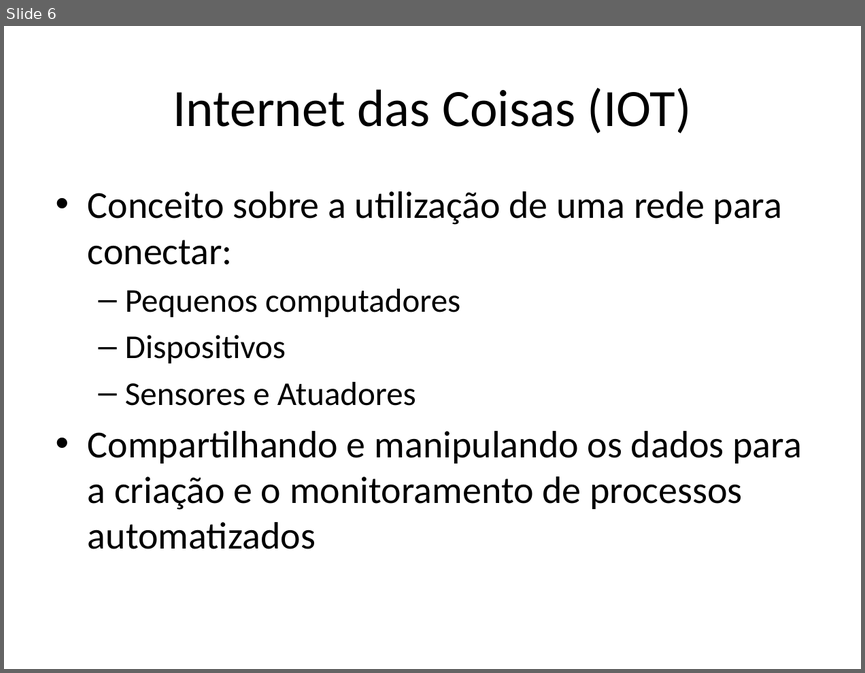
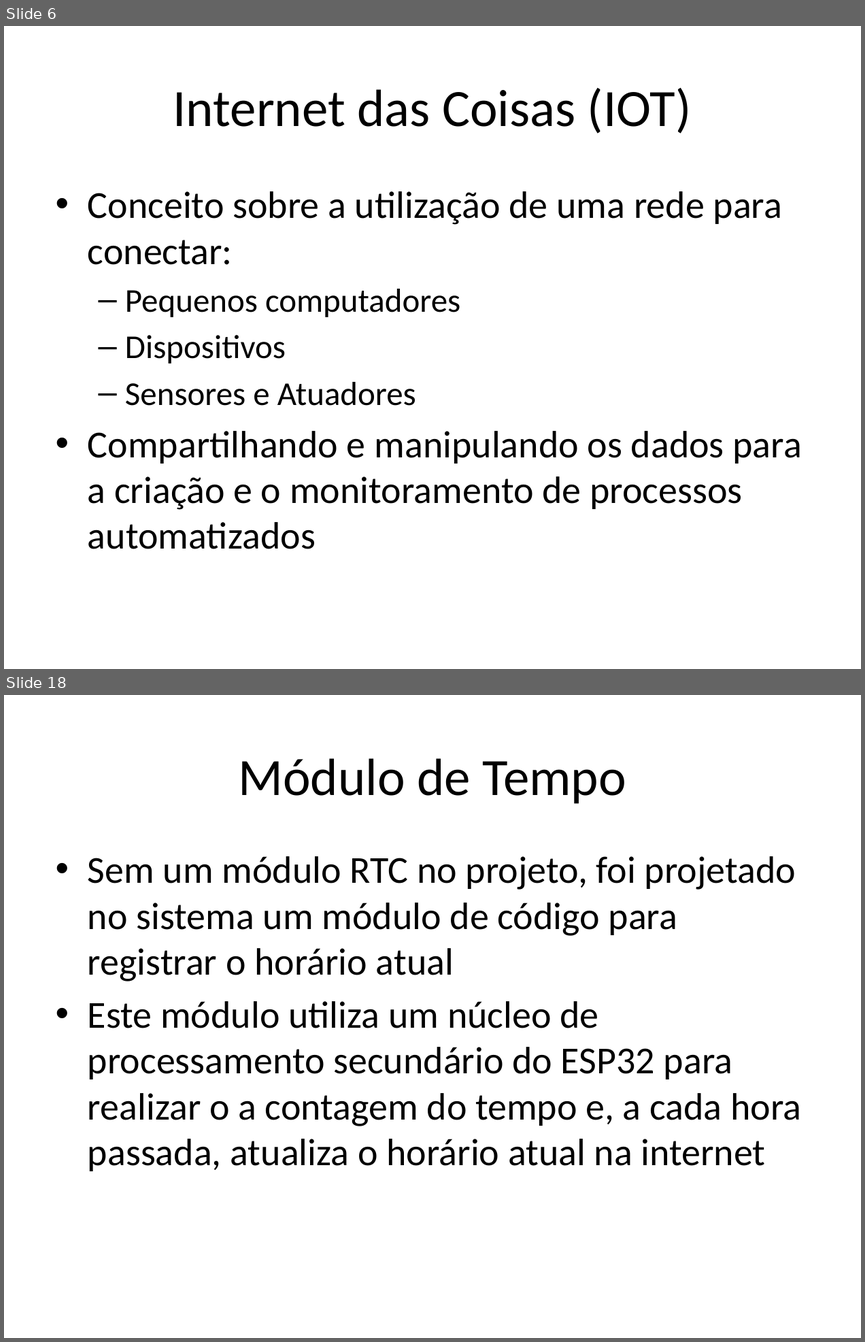
Before and after one commit to AntonioZanini/TCC-ETEC-ELO20-02, a slide deck: TCC.pptx. Shown one above the other, each under a label of ours: slide 6 before the commit, slides 6 and 18 after it; the slides between them are not shown. The pictures are 865x673 and 865x1342 pixels, drawn with LibreOffice and Linux fonts; fonts in the diff are those of the drawing. Boxes give left, top, right and bottom in pixels: in the first picture for what was removed or moved away, otherwise in the second. Text is boxed around its words. In the diff, an @@ line names an element or a change of style, - is before the commit and + after.

```diff
--- a/TCC.pptx
+++ b/TCC.pptx
@@ slide 18 added at (4,695,861,1338), background #FFFFFF @@
@@ title added at (238,758,626,804), 44 pt, text #000000 @@
+Módulo de Tempo
@@ text added at (88,856,801,1171), 32 pt, text #000000 @@
+• Sem um módulo RTC no projeto, foi projetado no sistema um módulo de código para registrar o horário atual
+• Este módulo utiliza um núcleo de processamento secundário do ESP32 para realizar o a contagem do tempo e, a cada hora passada, atualiza o horário atual na internet
```
Also in this commit, not shown: 1 slide changed, 15 other slides added, 3 slides removed.
